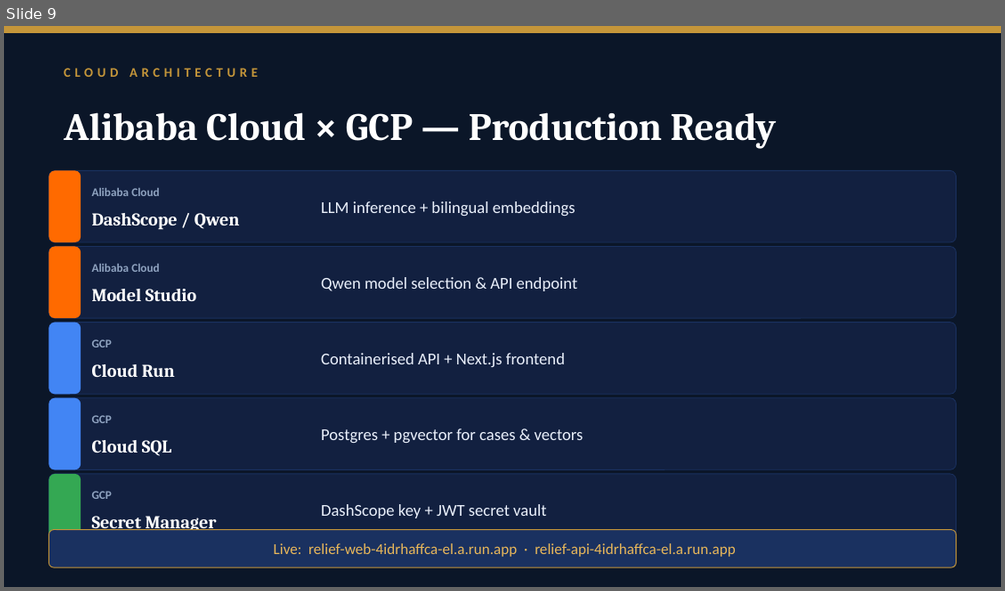
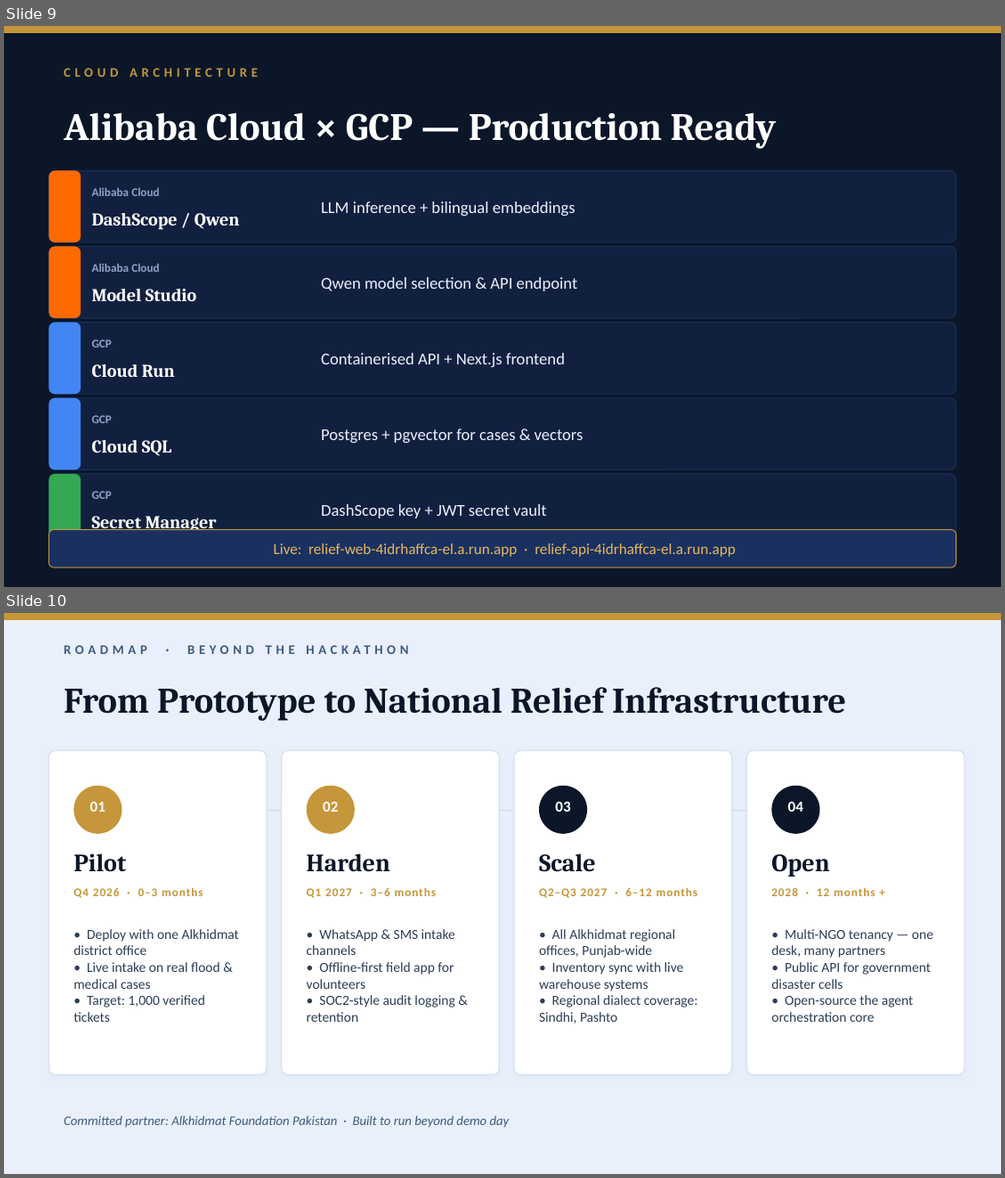
Before and after one commit to Atif1299/alkhidmat-relief-copilot, a slide deck: alkhidmat_relief_copilot.pptx. Shown one above the other, each under a label of ours: slide 9 before the commit, slides 9 and 10 after it. The pictures are 1005x591 and 1005x1178 pixels, drawn with LibreOffice and Linux fonts; fonts in the diff are those of the drawing. Boxes give left, top, right and bottom in pixels: in the first picture for what was removed or moved away, otherwise in the second. Text is boxed around its words. In the diff, an @@ line names an element or a change of style, - is before the commit and + after.

```diff
--- a/alkhidmat_relief_copilot.pptx
+++ b/alkhidmat_relief_copilot.pptx
@@ slide 10 added at [4,613,1001,1174], background #EAF0FB @@
@@ rectangle added at [4,613,1001,620], fill #C5963A @@
@@ text added at [64,645,147,654], 9.5 pt, text #3D5A80, bold @@
+ROADMAP · BEYOND THE HACKATHON
@@ text added at [64,687,846,721], 26 pt, text #0B1628, bold @@
+From Prototype to National Relief Infrastructure
@@ rounded rectangle added at [48,751,267,1075], fill #FFFFFF, outline #D6DFF0 0.7 pt @@
@@ rounded rectangle added at [281,751,499,1075], fill #FFFFFF, outline #D6DFF0 0.7 pt @@
@@ rounded rectangle added at [514,751,732,1075], fill #FFFFFF, outline #D6DFF0 0.7 pt @@
@@ rounded rectangle added at [746,751,964,1075], fill #FFFFFF, outline #D6DFF0 0.7 pt @@
@@ ellipse added at [73,786,121,834], fill #C5963A @@
@@ ellipse added at [306,786,354,834], fill #C5963A @@
@@ ellipse added at [539,786,587,834], fill #0B1628 @@
@@ ellipse added at [771,786,819,834], fill #0B1628 @@
@@ rectangle added at [73,810,939,811], fill #D6DFF0 @@
@@ text added at [90,802,105,811], 11 pt, text #FFFFFF, bold @@
+01
@@ text added at [323,802,338,811], 11 pt, text #FFFFFF, bold @@
+02
@@ text added at [555,801,570,811], 11 pt, text #FFFFFF, bold @@
+03
@@ text added at [788,801,803,811], 11 pt, text #FFFFFF, bold @@
+04
@@ text added at [73,853,126,872], 18 pt, text #0B1628, bold @@
+Pilot
@@ text added at [307,853,390,872], 18 pt, text #0B1628, bold @@
+Harden
@@ text added at [539,853,596,872], 18 pt, text #0B1628, bold @@
+Scale
@@ text added at [771,854,829,876], 18 pt, text #0B1628, bold @@
+Open
@@ text added at [73,887,202,898], 8.5 pt, text #C5963A, bold @@
+Q4 2026 · 0–3 months
@@ text added at [307,887,436,898], 8.5 pt, text #C5963A, bold @@
+Q1 2027 · 3–6 months
@@ text added at [539,887,697,898], 8.5 pt, text #C5963A, bold @@
+Q2–Q3 2027 · 6–12 months
@@ text added at [771,887,874,896], 8.5 pt, text #C5963A, bold @@
+2028 · 12 months +
@@ text added at [73,929,239,1022], 10 pt, text #2C3E56 @@
+• Deploy with one Alkhidmat district office
+• Live intake on real flood & medical cases
+• Target: 1,000 verified tickets
@@ text added at [307,929,455,1022], 10 pt, text #2C3E56 @@
+• WhatsApp & SMS intake channels
+• Offline-first field app for volunteers
+• SOC2-style audit logging & retention
@@ text added at [539,929,698,1023], 10 pt, text #2C3E56 @@
+• All Alkhidmat regional offices, Punjab-wide
+• Inventory sync with live warehouse systems
+• Regional dialect coverage: Sindhi, Pashto
@@ text added at [771,929,933,1022], 10 pt, text #2C3E56 @@
+• Multi-NGO tenancy — one desk, many partners
+• Public API for government disaster cells
+• Open-source the agent orchestration core
@@ text added at [64,1115,510,1127], 9.5 pt, text #3D5A80, italic @@
+Committed partner: Alkhidmat Foundation Pakistan · Built to run beyond demo day
```
Also in this commit, not shown: 2 slides changed, 4 other files.
